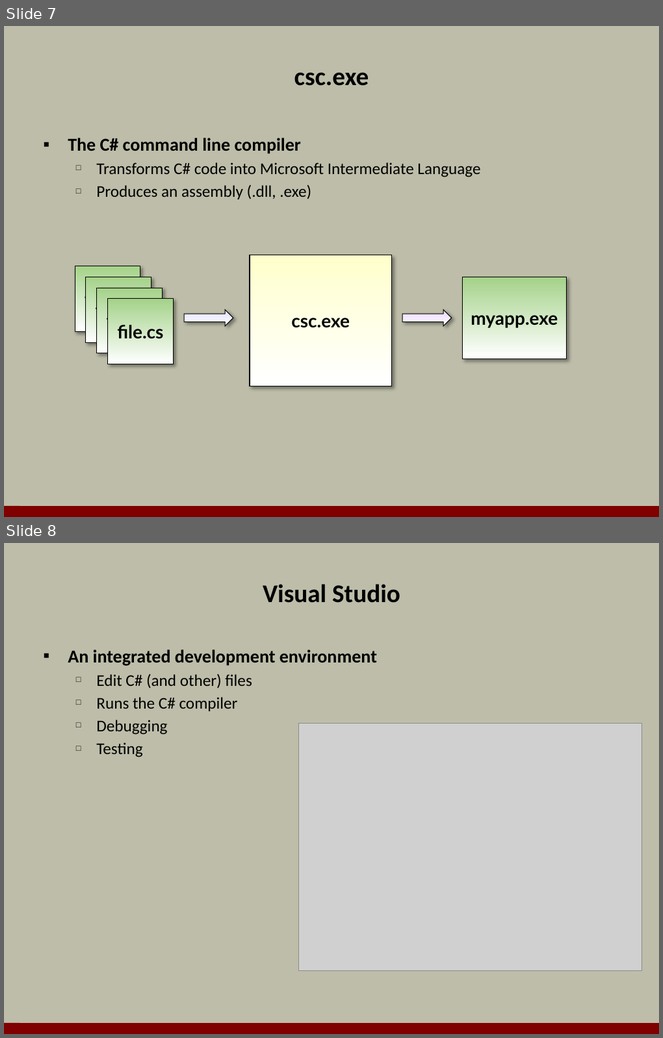
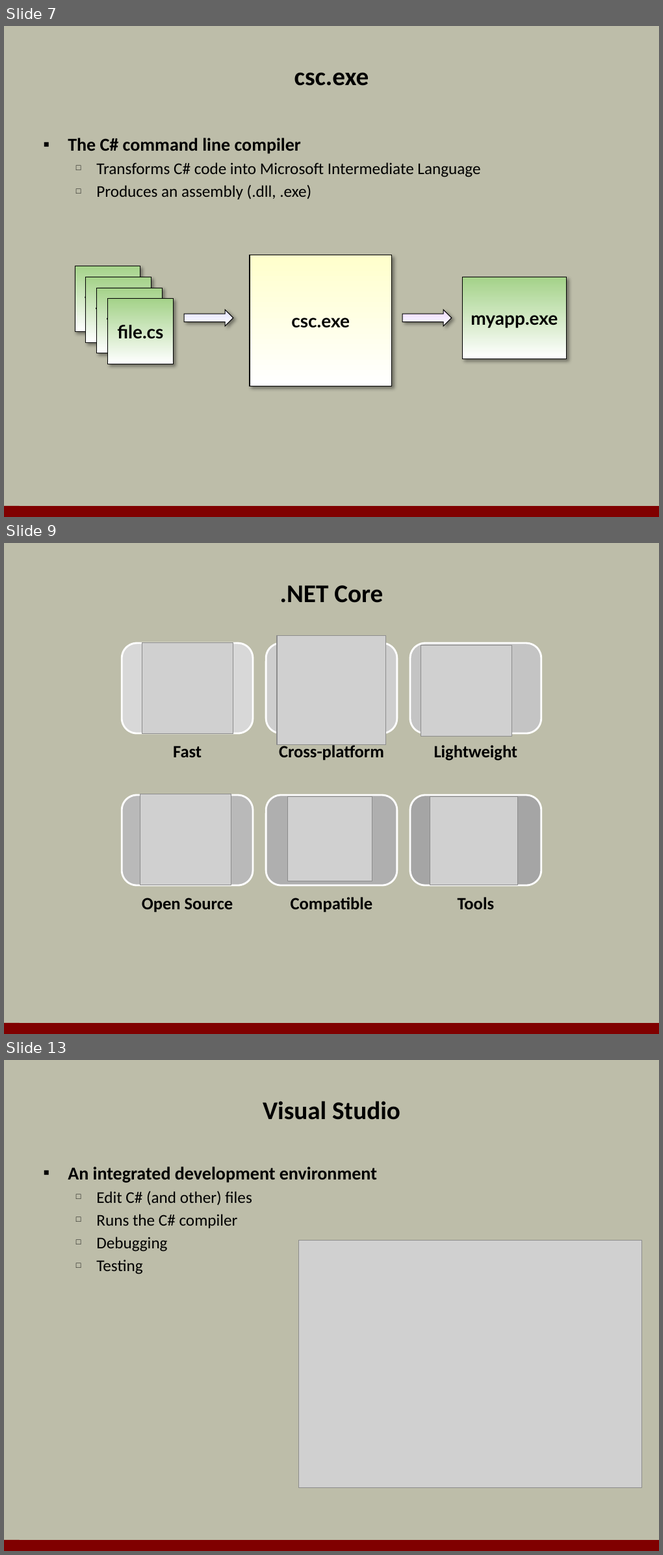
Before and after one commit to OdeToCode/classes, a slide deck: csharp/slides/01_Introduction To C#.pptx. Shown one above the other, each under a label of ours: slides 7 and 8 before the commit, slides 7, 9 and 13 after it; the slides between them are not shown. The pictures are 663x1038 and 663x1555 pixels, drawn with LibreOffice and Linux fonts; fonts in the diff are those of the drawing; grey boxes stand for pictures; background and template pictures are left out. Boxes give left, top, right and bottom in pixels: in the first picture for what was removed or moved away, otherwise in the second. Text is boxed around its words. In the diff, an @@ line names an element or a change of style, - is before the commit and + after.

```diff
--- a/csharp/slides/01_Introduction To C#.pptx
+++ b/csharp/slides/01_Introduction To C#.pptx
@@ slide 9 added at [4, 543, 659, 1034], background #BDBDA9; not listed: 1 template element that a slide beside it also shows @@
@@ title added at [280, 585, 383, 603], 28 pt, text #000000, bold @@
+.NET Core
@@ picture added at [277, 636, 387, 745] @@
@@ picture added at [142, 643, 233, 734] @@
@@ picture added at [421, 646, 512, 736] @@
@@ picture added at [140, 794, 232, 885] @@
@@ picture added at [287, 797, 372, 882] @@
@@ picture added at [430, 797, 518, 885] @@
@@ group added at [122, 643, 542, 912]: 6 rounded rectangles, 6 texts @@
+Fast
+Cross-platform
+Lightweight
+Open Source
+Compatible
+Tools
@@ what was slide 8 is now slide 13 @@
```
Also in this commit, not shown: 4 other slides added, 6 other files.
